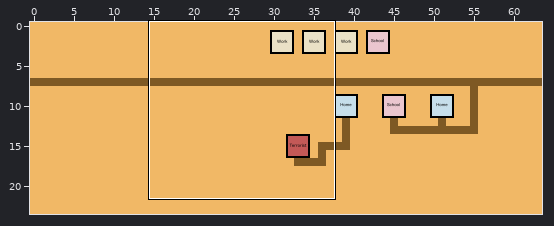
One commit to this Tiled map (JSON): map/map.json. Above, an overview of the earlier version with the close-up marked.
Close-up. Earlier state:
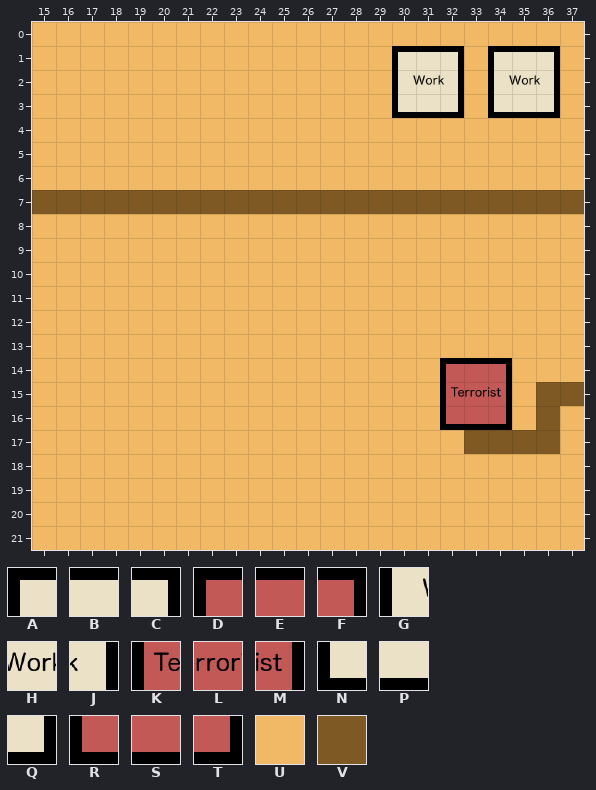
Cells are 64x64 px. Shown: x 15..37, y 0..21.
Key: from "tiles": A 24, B 25, C 26, D 27, E 28, F 29, G 32, H 33, J 34, K 35, L 36, M 37, N 40, P 41, Q 42, R 43, S 44, T 45, U 48, V 50.
_ is an empty cell.
Layer "Tile Layer 1" before, first column x 15:
 0 UUUUUUUUUUUUUUUUUUUUUUU
 1 UUUUUUUUUUUUUUUABCUABCU
 2 UUUUUUUUUUUUUUUGHJUGHJU
 3 UUUUUUUUUUUUUUUNPQUNPQU
 4 UUUUUUUUUUUUUUUUUUUUUUU
 5 UUUUUUUUUUUUUUUUUUUUUUU
 6 UUUUUUUUUUUUUUUUUUUUUUU
 7 VVVVVVVVVVVVVVVVVVVVVVV
 8 UUUUUUUUUUUUUUUUUUUUUUU
 9 UUUUUUUUUUUUUUUUUUUUUUU
10 UUUUUUUUUUUUUUUUUUUUUUU
11 UUUUUUUUUUUUUUUUUUUUUUU
12 UUUUUUUUUUUUUUUUUUUUUUU
13 UUUUUUUUUUUUUUUUUUUUUUU
14 UUUUUUUUUUUUUUUUUDEFUUU
15 UUUUUUUUUUUUUUUUUKLMUVV
16 UUUUUUUUUUUUUUUUURSTUVU
17 UUUUUUUUUUUUUUUUUUVVVVU
18 UUUUUUUUUUUUUUUUUUUUUUU
19 UUUUUUUUUUUUUUUUUUUUUUU
20 UUUUUUUUUUUUUUUUUUUUUUU
21 UUUUUUUUUUUUUUUUUUUUUUU
And afterwards:
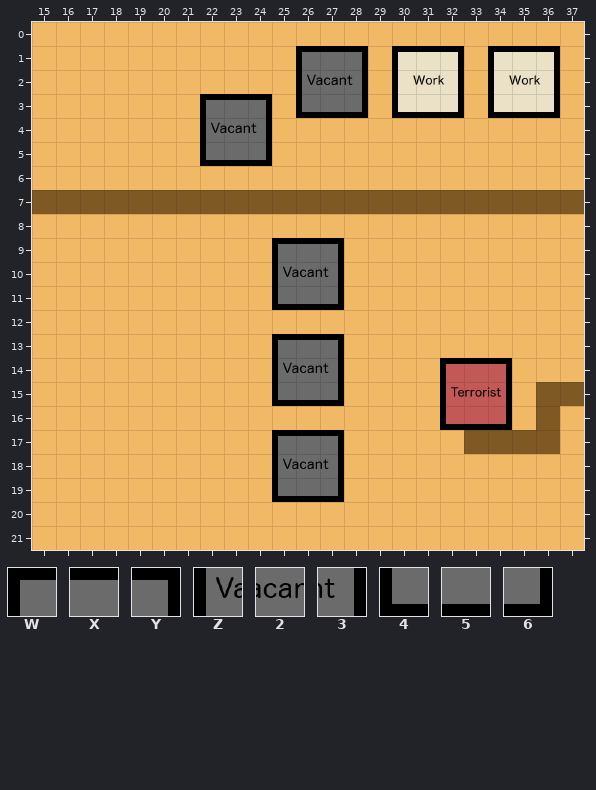
Further tiles: from "tiles": W 64, X 65, Y 66, Z 72, 2 73, 3 74, 4 80, 5 81, 6 82.
What changed:
{"where": "layer \"Tile Layer 1\""}
{"y":1,"x":26,"old":"UUU","new":"WXY"}
{"y":2,"x":26,"old":"UUU","new":"Z23"}
{"y":3,"x":22,"old":"UUU","new":"WXY"}
{"y":3,"x":26,"old":"UUU","new":"456"}
{"y":4,"x":22,"old":"UUU","new":"Z23"}
{"y":5,"x":22,"old":"UUU","new":"456"}
{"y":9,"x":25,"old":"UUU","new":"WXY"}
{"y":10,"x":25,"old":"UUU","new":"Z23"}
{"y":11,"x":25,"old":"UUU","new":"456"}
{"y":13,"x":25,"old":"UUU","new":"WXY"}
{"y":14,"x":25,"old":"UUU","new":"Z23"}
{"y":15,"x":25,"old":"UUU","new":"456"}
{"y":17,"x":25,"old":"UUU","new":"WXY"}
{"y":18,"x":25,"old":"UUU","new":"Z23"}
{"y":19,"x":25,"old":"UUU","new":"456"}
{"label":"changed","picture_box":[296,46,368,118]}
{"label":"changed","picture_box":[200,94,272,166]}
{"label":"changed","picture_box":[272,238,344,310]}
{"label":"changed","picture_box":[272,334,344,406]}
{"label":"changed","picture_box":[272,430,344,502]}
